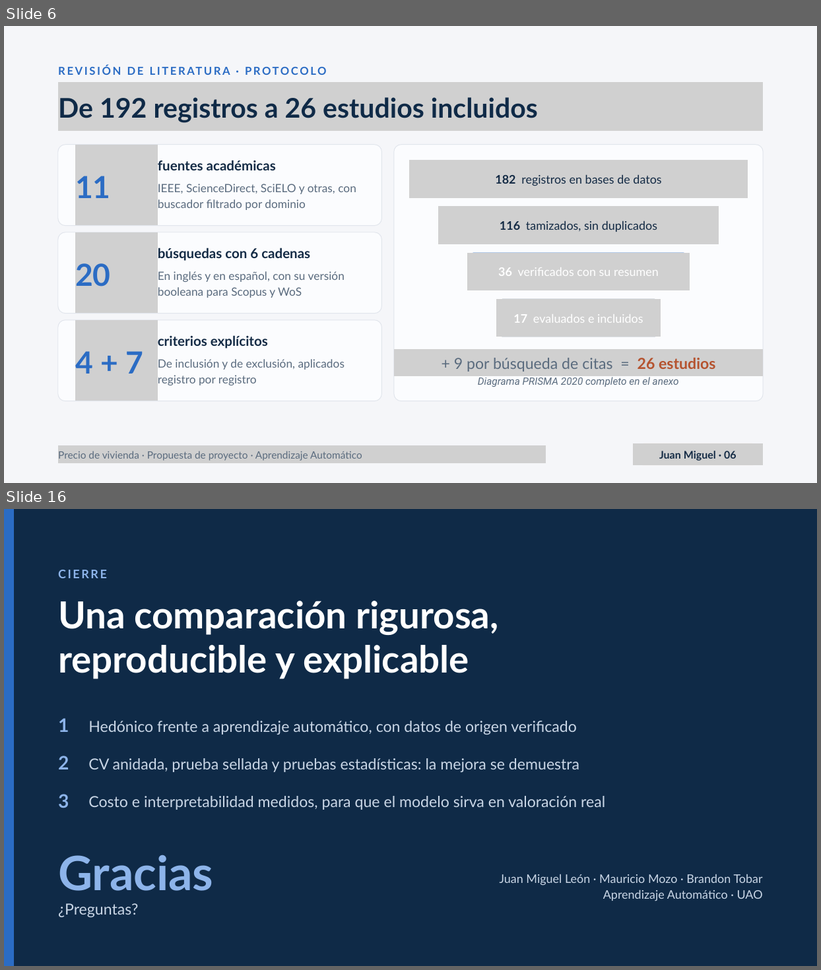
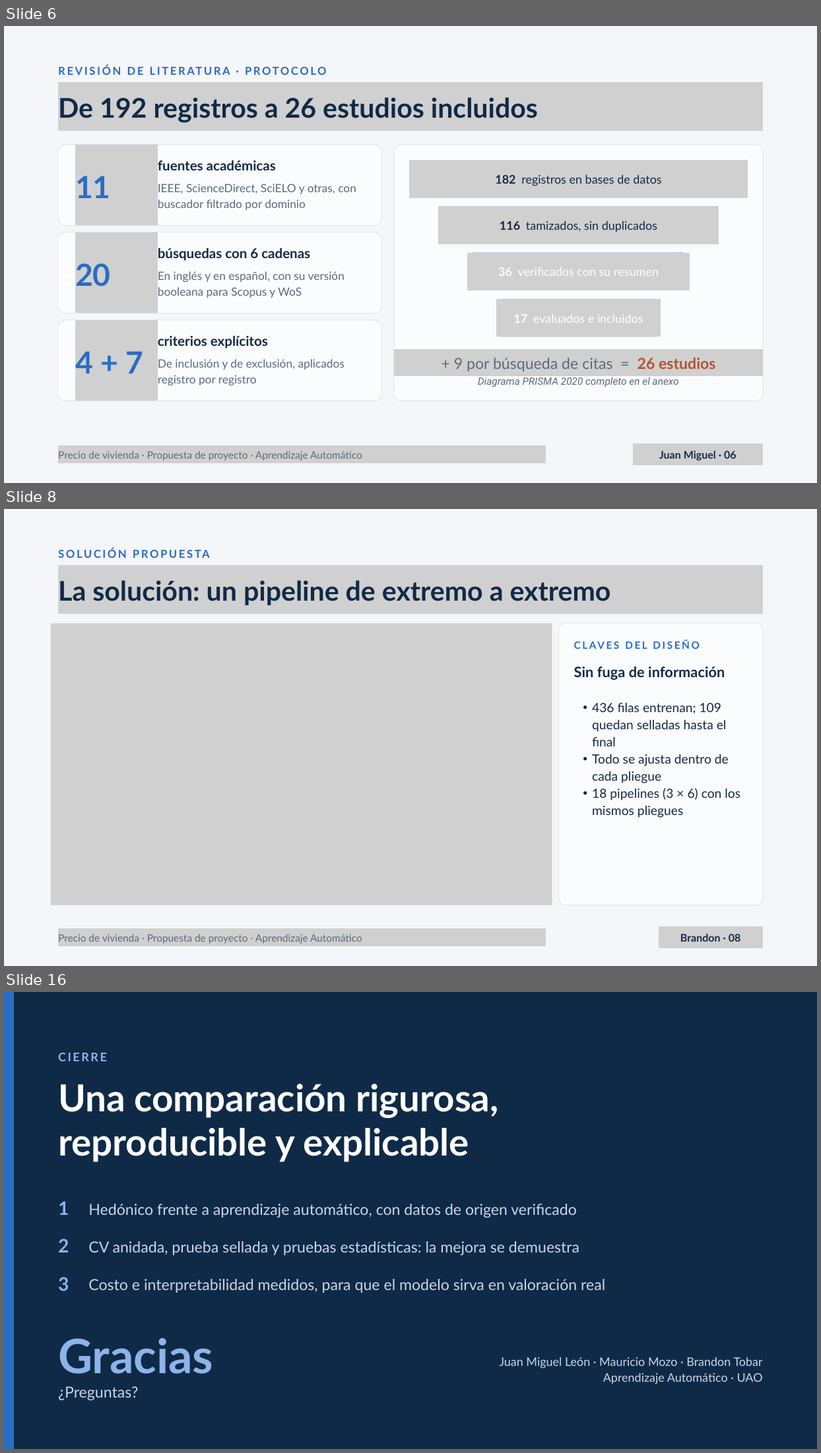
Before and after one commit to Juanm0331123/ml-precio-vivienda, a slide deck: docs/entregable_1/Propuesta_ML_Precio_Vivienda.pptx. Shown one above the other, each under a label of ours: slides 6 and 16 before the commit, slides 6, 8 and 16 after it; the slides between them are not shown. The pictures are 821x970 and 821x1453 pixels, drawn with LibreOffice and Linux fonts; fonts in the diff are those of the drawing; grey boxes stand for pictures. Boxes give left, top, right and bottom in pixels: in the first picture for what was removed or moved away, otherwise in the second. Text is boxed around its words. In the diff, an @@ line names an element or a change of style, - is before the commit and + after.

```diff
--- a/docs/entregable_1/Propuesta_ML_Precio_Vivienda.pptx
+++ b/docs/entregable_1/Propuesta_ML_Precio_Vivienda.pptx
@@ slide 8 added at (4, 509, 817, 966), background #F5F6F9 @@
@@ text added at (58, 545, 762, 565), 19.5 pt, text #2B6CC4, bold @@
+SOLUCIÓN PROPUESTA
@@ picture added at (58, 565, 762, 614) @@
@@ text added at (58, 580, 611, 605), 48 pt, text #0F2A47, bold @@
+La solución: un pipeline de extremo a extremo
@@ picture added at (51, 623, 552, 906) @@
@@ freeform shape added at (559, 623, 763, 906), fill #FBFCFE, outline #E1E5EC 1.13 pt @@
@@ text added at (574, 638, 752, 651), 18 pt, text #2B6CC4, bold @@
+CLAVES DEL DISEÑO
@@ text added at (574, 666, 725, 680), 25.5 pt, text #142B45, bold @@
+Sin fuga de información
@@ text added at (592, 702, 741, 818), 22.5 pt, text #142B45 @@
+  • 436 filas entrenan; 109 quedan selladas hasta el final
+  • Todo se ajusta dentro de cada pliegue
+  • 18 pipelines (3 × 6) con los mismos pliegues
@@ picture added at (58, 929, 546, 947) @@
@@ text added at (58, 934, 362, 944), 18 pt, text #5A6B7E @@
+Precio de vivienda · Propuesta de proyecto · Aprendizaje Automático
@@ freeform shape added at (659, 927, 762, 949), fill #E6E1F6 @@
@@ picture added at (659, 927, 762, 949) @@
@@ text added at (680, 934, 741, 942), 18.8 pt, text #142B45, bold @@
+Brandon · 08
```
Also in this commit, not shown: 6 slides changed, 2 other slides added, 3 slides removed, 1 other file.
